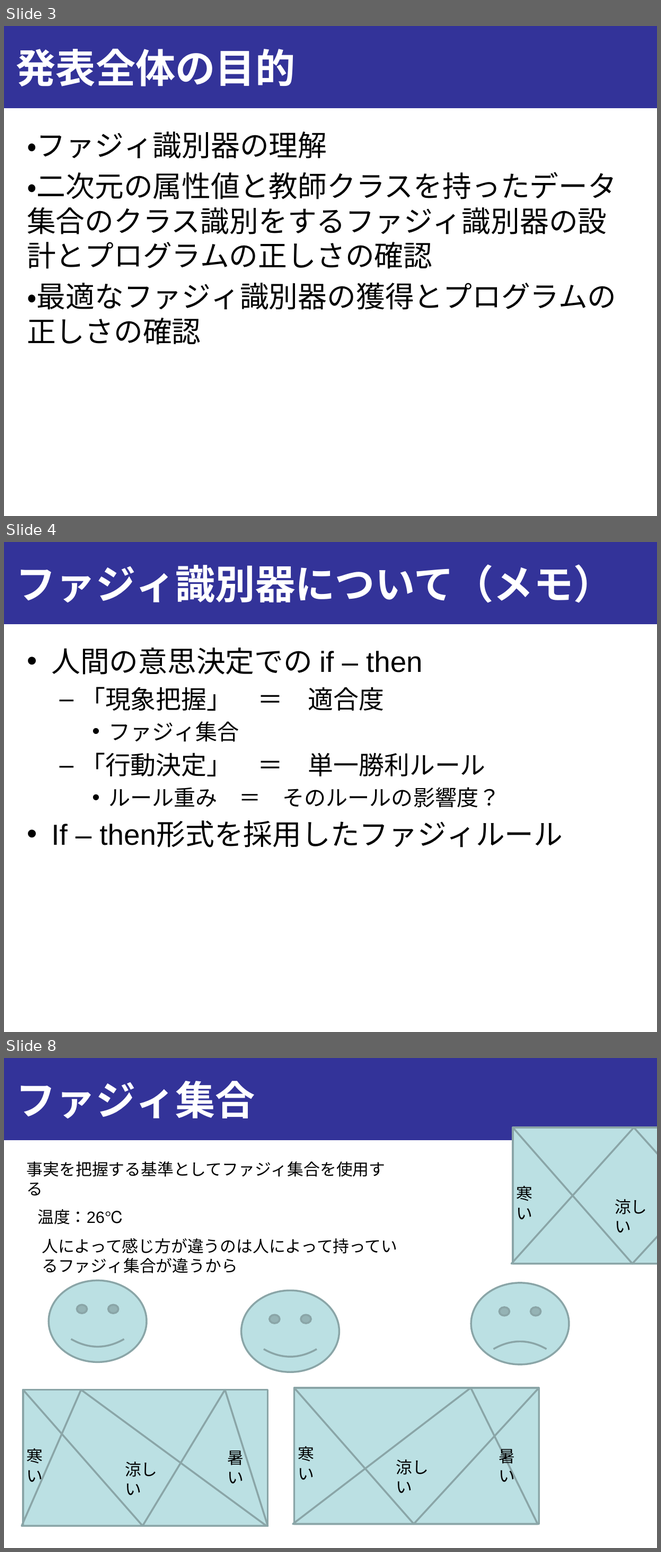
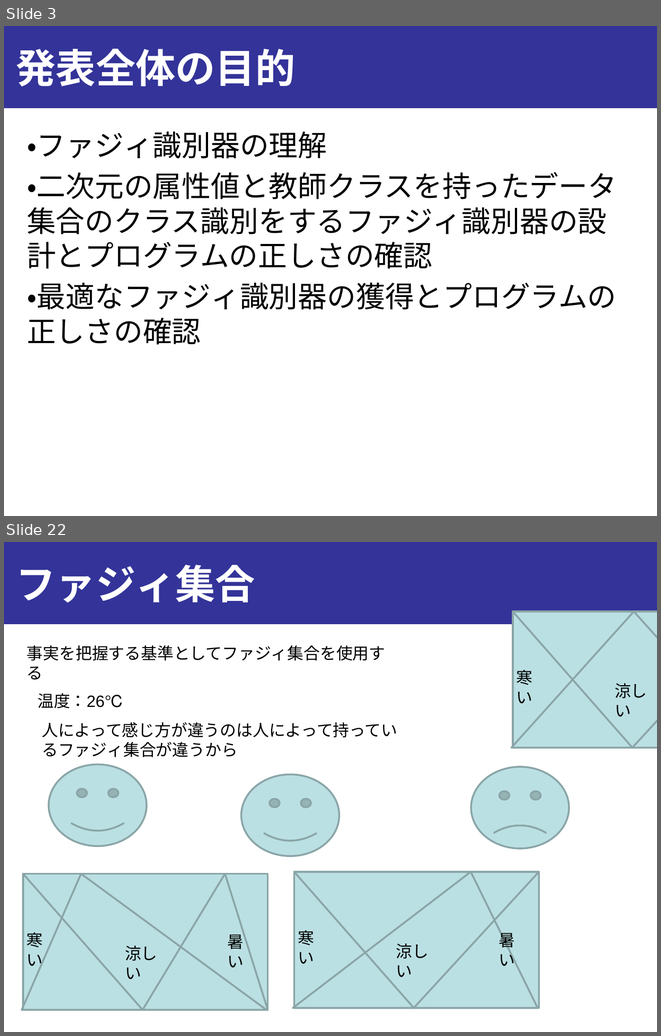
Before and after one commit to onikUone/slides, a slide deck: Junior_ex3/ex3_下書き.pptx. Shown one above the other, each under a label of ours: slides 3, 4 and 8 before the commit, slides 3 and 22 after it; the slides between them are not shown. The pictures are 661x1552 and 661x1036 pixels, drawn with LibreOffice and Linux fonts; fonts in the diff are those of the drawing. Boxes give left, top, right and bottom in pixels: in the first picture for what was removed or moved away, otherwise in the second. Text is boxed around its words. In the diff, an @@ line names an element or a change of style, - is before the commit and + after.

```diff
--- a/Junior_ex3/ex3_下書き.pptx
+++ b/Junior_ex3/ex3_下書き.pptx
@@ slide 4 removed at <box>4,542,657,1032</box>, background #FFFFFF; not listed: 1 template element that a slide beside it also shows @@
@@ title removed at <box>16,564,614,603</box> @@
-ファジィ識別器について（メモ）
@@ text removed at <box>51,647,563,847</box> @@
-• 人間の意思決定での if – then
-  – 「現象把握」 ＝ 適合度
-    • ファジィ集合
-  – 「行動決定」 ＝ 単一勝利ルール
-    • ルール重み ＝ そのルールの影響度？
-• If – then形式を採用したファジィルール
@@ what was slide 8 is now slide 22 @@
```
Also in this commit, not shown: 2 slides changed, 15 slides added, 2 other slides removed, 2 other files.
